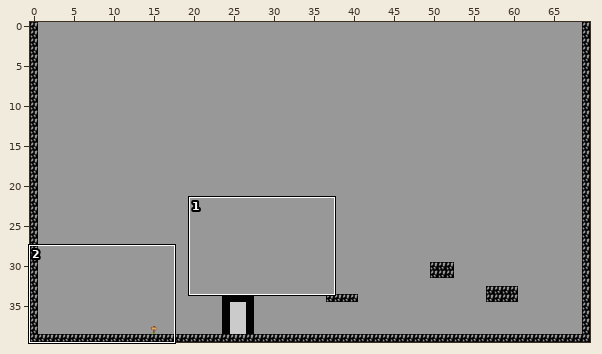
Level history. Tiled map: core/assets/levels/level_2.tmx. Above, an overview of the earlier version with the close-up marked.
Close-up. Before:
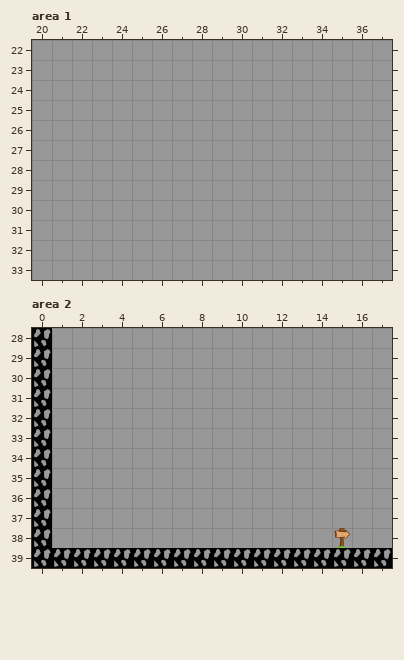
Cells are 32x32 px. Shown: area 1 x 20..37, y 22..33; area 2 x 0..17, y 28..39. The commit also changed other parts of the map, which this record leaves out.
After:
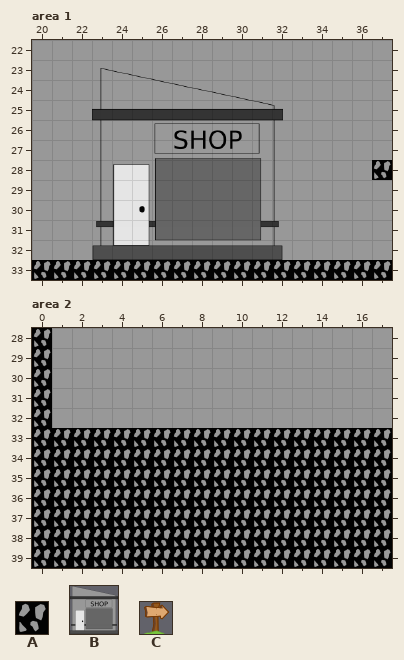
Key: from "dark_tileset_32x32": A 1; from "images": B 0 "shop"; from "tiles_32x32_proper_3": C 18.
_ is an empty cell, . an unchanged one.
Objects are placed by their top-left corner, in cells (3,4 is the top-left corner of cell 3,4); size is 1x1 cell unless given.
Changes in this commit:
--- layer "graphics", area 1
@@ x 37..37 @@
-28 _
+28 A
@@ x 20..37 @@
-33 __________________
+33 AAAAAAAAAAAAAAAAAA
--- layer "ima" (added), area 1
+B "shop" at 23,23.4 size 9.5x9.6
--- layer "graphics", area 2
@@ x 1..17 @@
-33 _________________
-34 _________________
-35 _________________
-36 _________________
-37 _________________
-38 ______________C__
+33 AAAAAAAAAAAAAAAAA
+34 AAAAAAAAAAAAAAAAA
+35 AAAAAAAAAAAAAAAAA
+36 AAAAAAAAAAAAAAAAA
+37 AAAAAAAAAAAAAAAAA
+38 AAAAAAAAAAAAAAAAA
